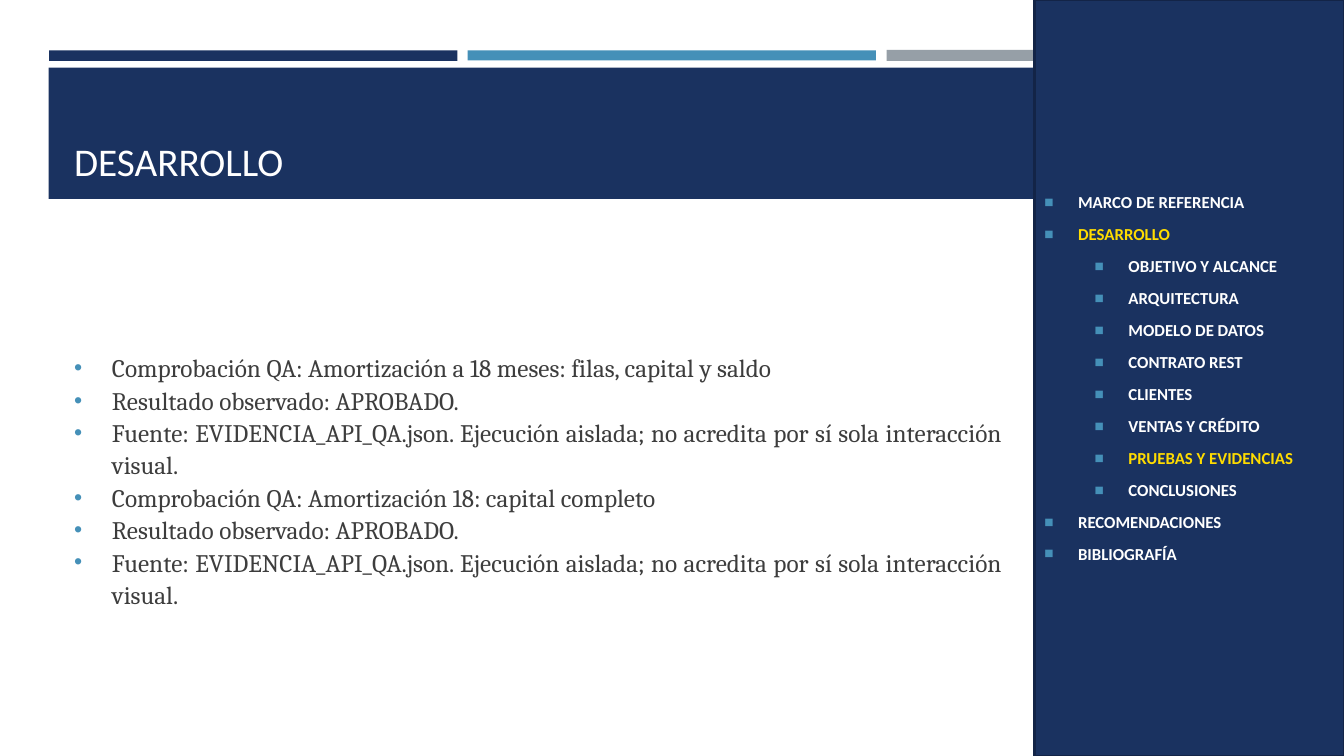
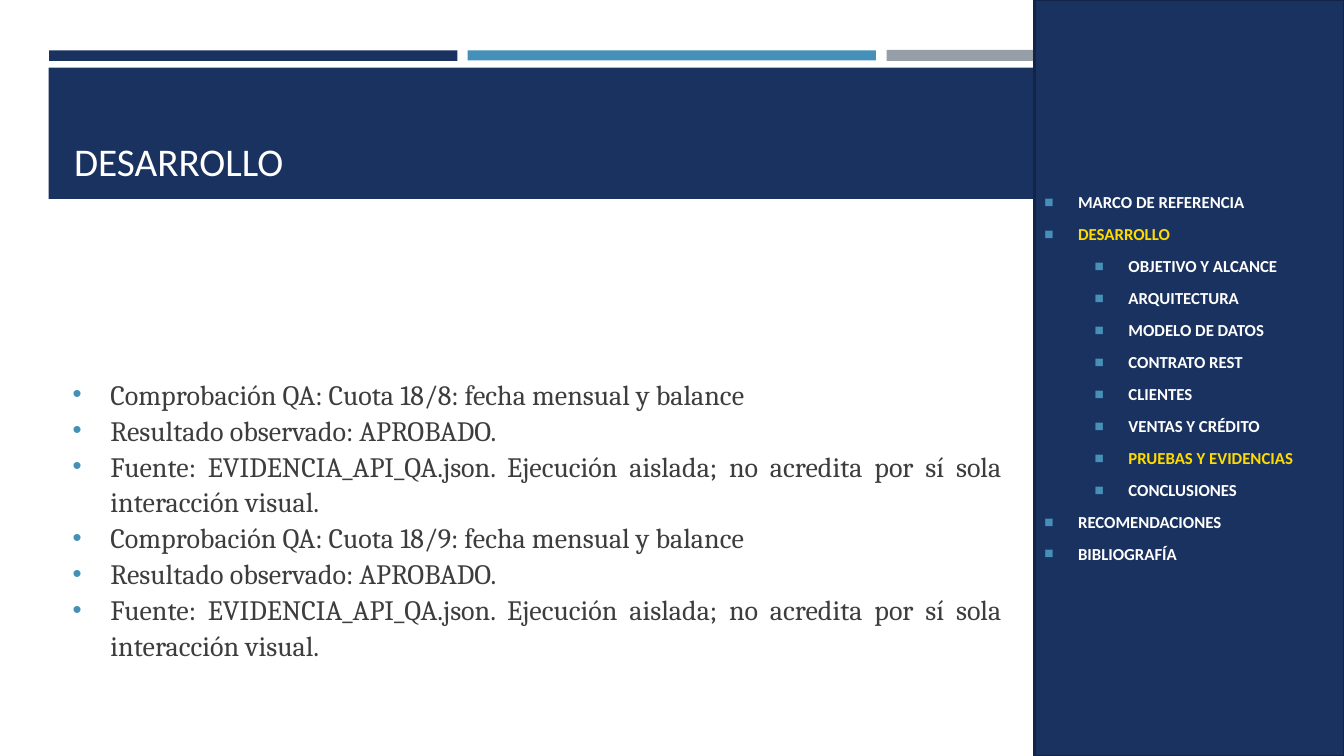
Before and after one commit to gamurigm/examen-arq-1, a slide deck: slide 49 of 05. DOCUMENTACION/02. PRESENTACION/PRESENTACION_CELULAR_BDDLOCAL_RESTFUL_DOTNET_GR09.pptx (slide 41 before the commit). Drawn at 1344x756 pixels with LibreOffice and Linux fonts; fonts in the diff are those of the drawing. Boxes give left, top, right and bottom in pixels: in the first picture for what was removed or moved away, otherwise in the second. Text is boxed around its words. In the diff, an @@ line names an element or a change of style, - is before the commit and + after.

```diff
--- a/05. DOCUMENTACION/02. PRESENTACION/PRESENTACION_CELULAR_BDDLOCAL_RESTFUL_DOTNET_GR09.pptx
+++ b/05. DOCUMENTACION/02. PRESENTACION/PRESENTACION_CELULAR_BDDLOCAL_RESTFUL_DOTNET_GR09.pptx
@@ text "Comprobación QA: Cuota 18/8: fecha ...": place and size @@
-text "Comprobación QA: Cuota 18/8: fecha ..." at box(112, 359, 1002, 604)
+text "Comprobación QA: Cuota 18/8: fecha ..." at box(110, 385, 1001, 657)
@@ text at box(110, 385, 744, 411): text changed; size 18 to 20 pt @@
-• Comprobación QA: Amortización a 18 meses: filas, capital y saldo
+• Comprobación QA: Cuota 18/8: fecha mensual y balance
@@ text at box(110, 421, 1001, 657): size 18 to 20 pt in "Resultado observado: APROBADO.", "Fuente: EVIDENCIA_API_QA.json. Ejecución aislada; no acredit ...", "Resultado observado: APROBADO.", "Fuente: EVIDENCIA_API_QA.json. Ejecución aislada; no acredit ..." @@
@@ text at box(110, 528, 744, 554): text changed; size 18 to 20 pt @@
-• Comprobación QA: Amortización 18: capital completo
+• Comprobación QA: Cuota 18/9: fecha mensual y balance
```
Also in this commit, not shown: 32 other slides changed, 3 slides added, 11 other files.
